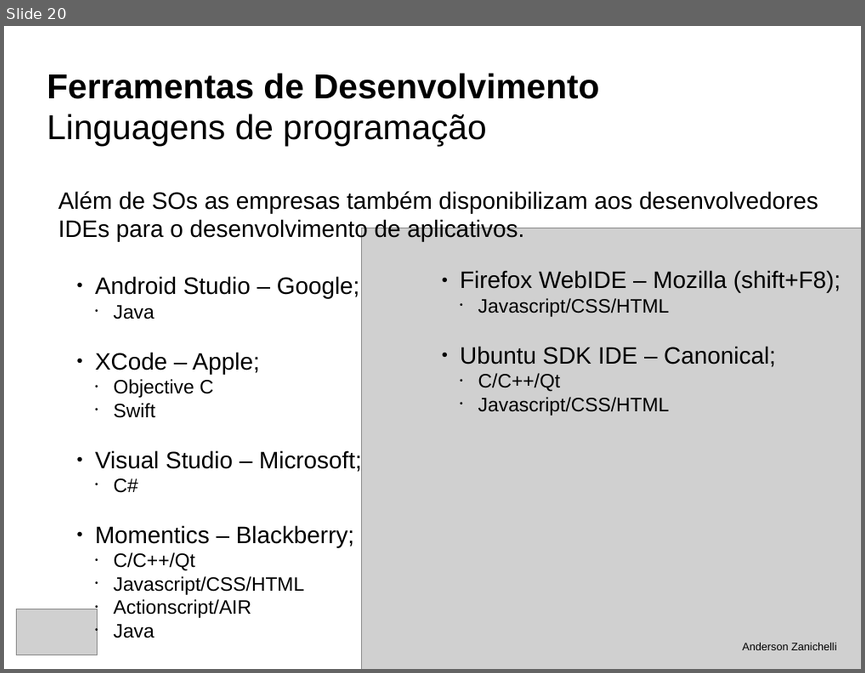
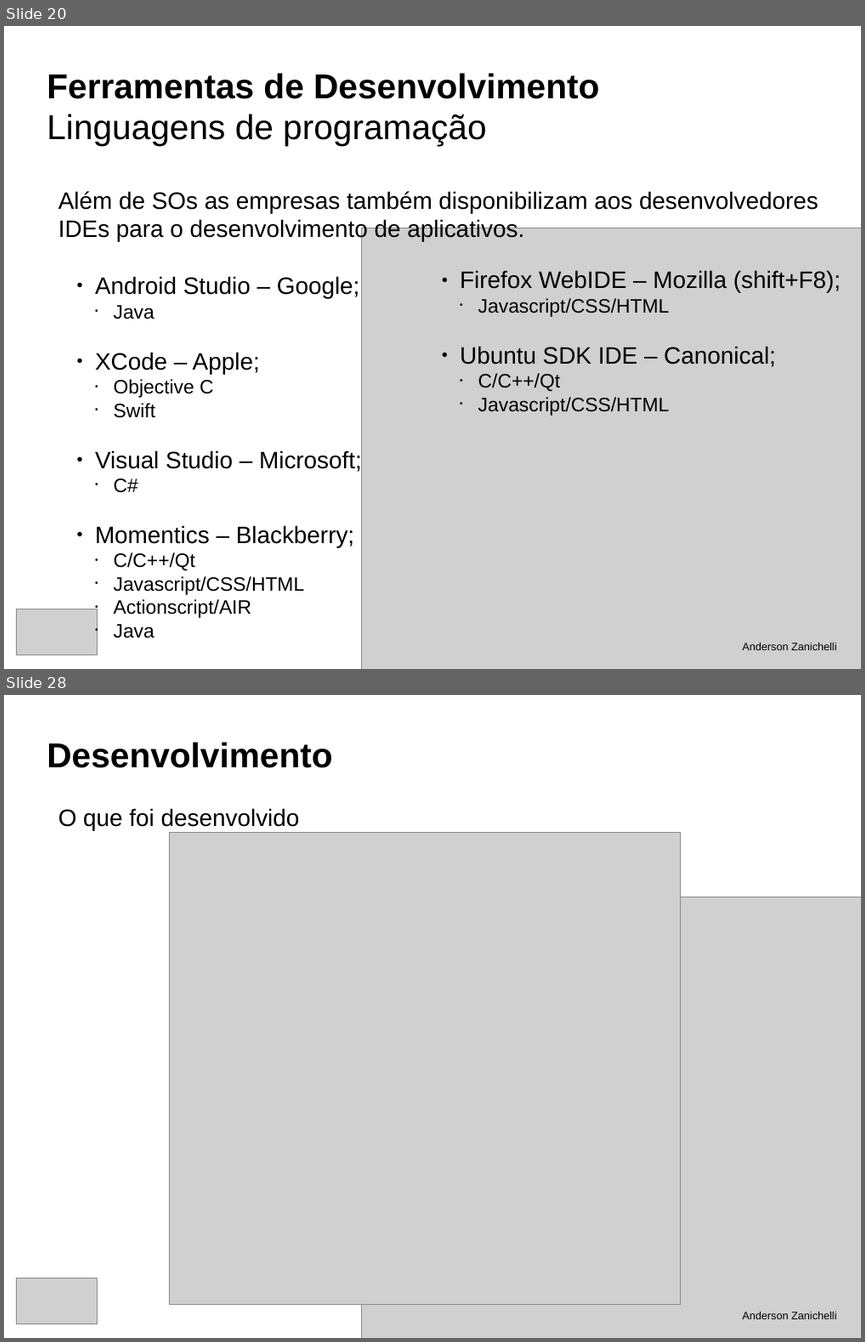
Before and after one commit to andersonzanichelli/tcc-informatica, a slide deck: defesa.odp. Shown one above the other, each under a label of ours: slide 20 before the commit, slides 20 and 28 after it; the slides between them are not shown. The pictures are 865x673 and 865x1342 pixels, drawn with LibreOffice and Linux fonts; fonts in the diff are those of the drawing; grey boxes stand for pictures. Boxes give left, top, right and bottom in pixels: in the first picture for what was removed or moved away, otherwise in the second. Text is boxed around its words. In the diff, an @@ line names an element or a change of style, - is before the commit and + after.

Commit message:
Defesa - Desenvolvimento

```diff
--- a/defesa.odp
+++ b/defesa.odp
@@ slide 28 added at box(4, 695, 861, 1338), background #FFFFFF @@
@@ title added at box(46, 742, 332, 768), 32 pt, text #000000, bold @@
+Desenvolvimento
@@ text added at box(58, 808, 300, 830), 22 pt, text #000000 @@
+O que foi desenvolvido
@@ picture added at box(169, 832, 681, 1304) @@
@@ picture added at box(362, 897, 861, 1338) @@
@@ picture added at box(17, 1278, 98, 1324) @@
@@ text added at box(742, 1310, 836, 1319), 10 pt, text #000000 @@
+Anderson Zanichelli
```
Also in this commit, not shown: 1 slide changed, 15 other slides added, 2 slides removed, 12 other files.
